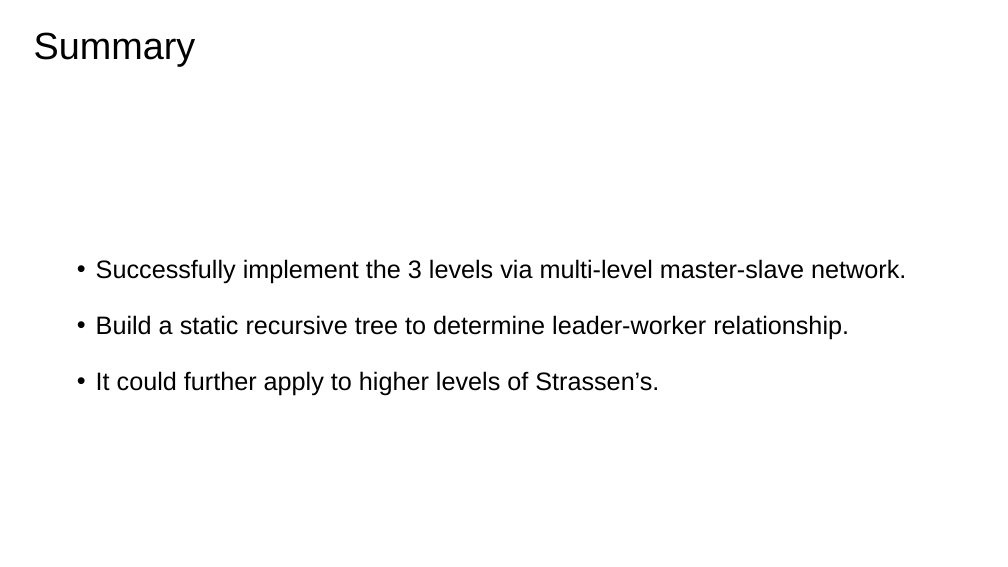
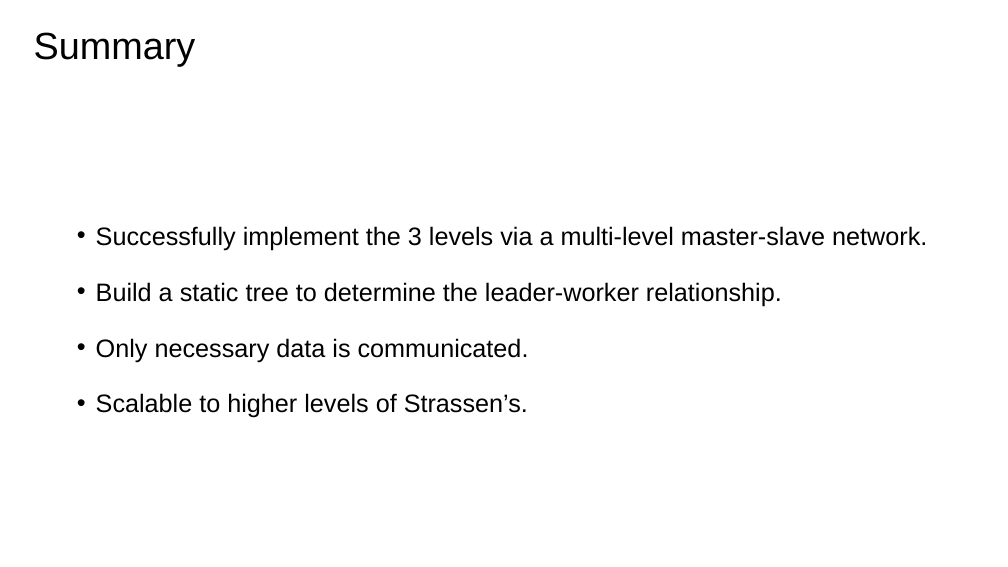
Before and after one commit to zhuliang21/Parallel-Matrix-Multiplication, a slide deck: slide 13 of powerpoint/Pre.pptx (slide 12 before the commit). Drawn at 1008x567 pixels with LibreOffice and Linux fonts; fonts in the diff are those of the drawing. Boxes give left, top, right and bottom in pixels: in the first picture for what was removed or moved away, otherwise in the second. Text is boxed around its words. In the diff, an @@ line names an element or a change of style, - is before the commit and + after.

```diff
--- a/powerpoint/Pre.pptx
+++ b/powerpoint/Pre.pptx
@@ text at box(96, 226, 927, 418): text changed @@
-• Successfully implement the 3 levels via multi-level master-slave network.
-• Build a static recursive tree to determine leader-worker relationship.
-• It could further apply to higher levels of Strassen’s.
+• Successfully implement the 3 levels via a multi-level master-slave network.
+• Build a static tree to determine the leader-worker relationship.
+• Only necessary data is communicated.
+• Scalable to higher levels of Strassen’s.
```
Also in this commit, not shown: 7 other slides changed, 1 other file.
